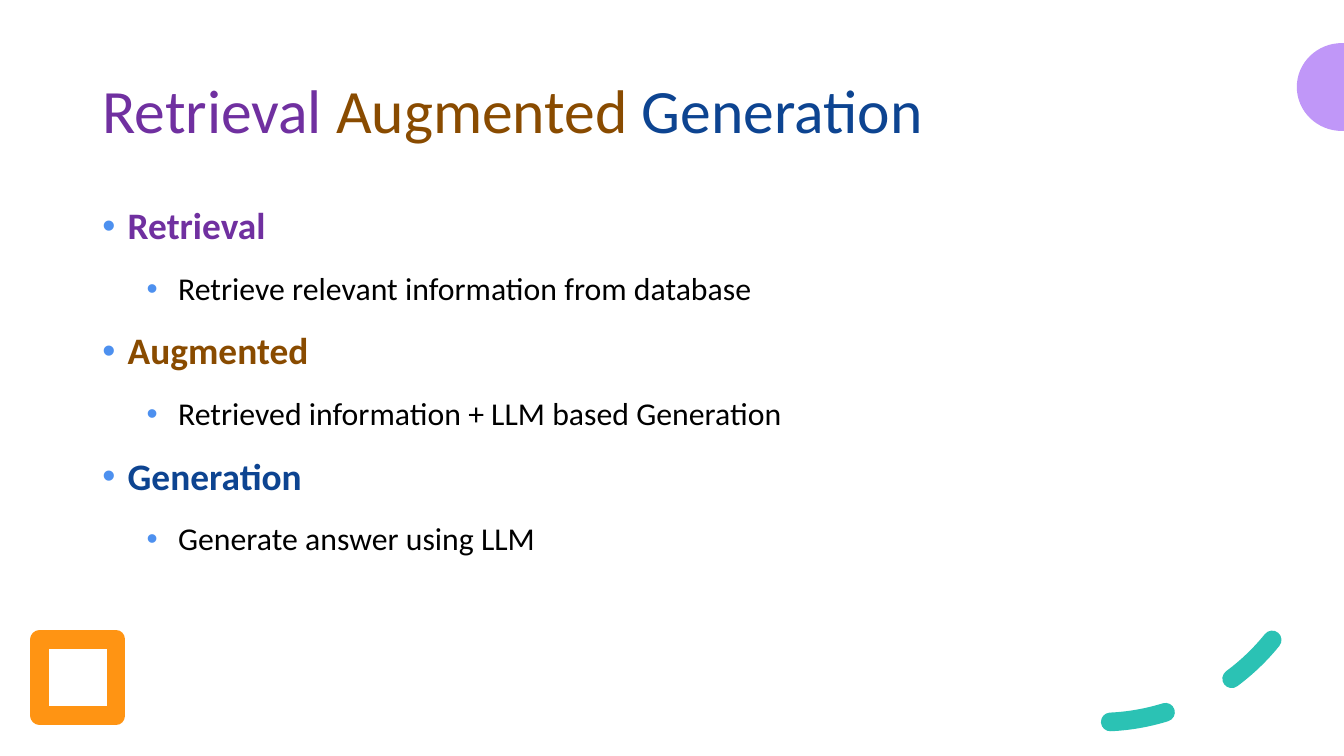
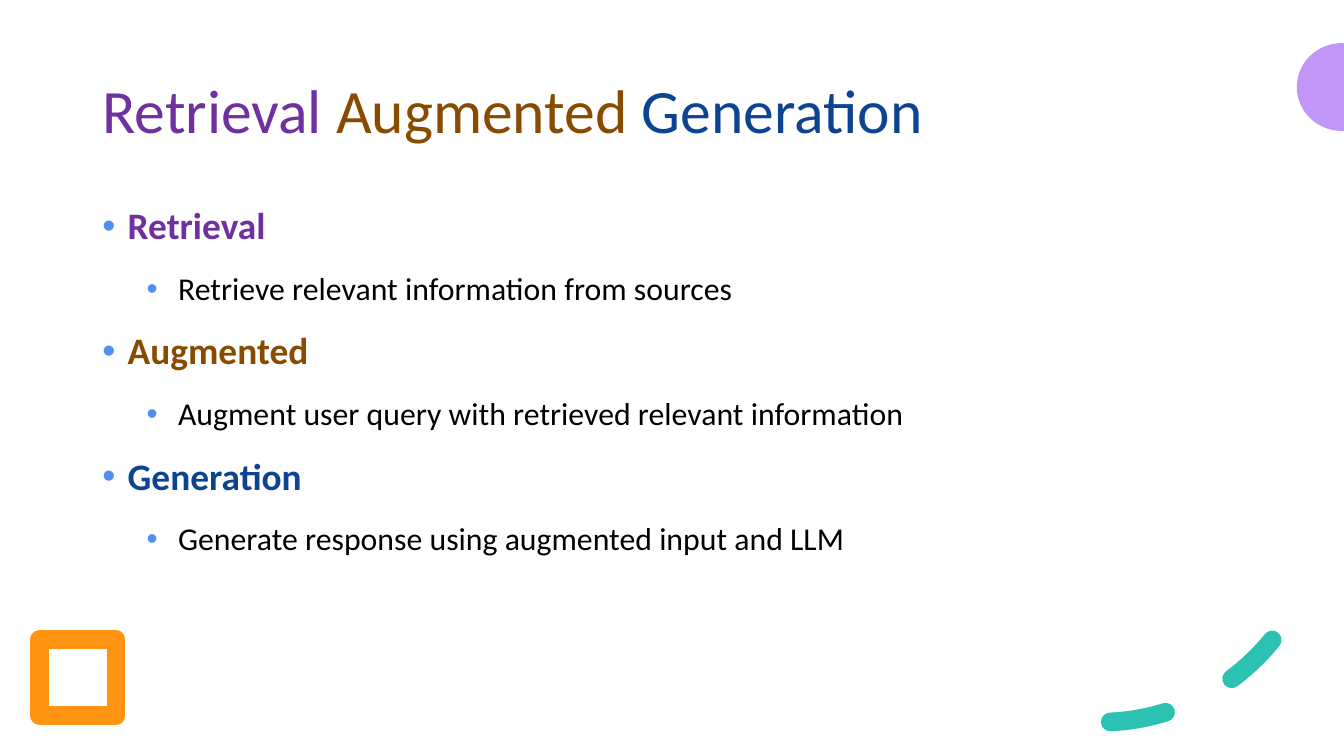
Before and after one commit to look4pritam/LargeLanguageModels, a slide deck: slide 27 of Presentations/IUAC-2024/Introduction_to_Large_Language_Models-From_Foundation_to_Real_World_Applications.pptx. Drawn at 1344x756 pixels with LibreOffice and Linux fonts; fonts in the diff are those of the drawing. Boxes give left, top, right and bottom in pixels: in the first picture for what was removed or moved away, otherwise in the second. Text is boxed around its words. In the diff, an @@ line names an element or a change of style, - is before the commit and + after.

```diff
--- a/Presentations/IUAC-2024/Introduction_to_Large_Language_Models-From_Foundation_to_Real_World_Applications.pptx
+++ b/Presentations/IUAC-2024/Introduction_to_Large_Language_Models-From_Foundation_to_Real_World_Applications.pptx
@@ text at [178,278,732,301]: text changed @@
-    • Retrieve relevant information from database
+    • Retrieve relevant information from sources
@@ text at [178,403,903,431]: text changed @@
-    • Retrieved information + LLM based Generation
+    • Augment user query with retrieved relevant information
@@ text at [178,528,844,556]: text changed @@
-    • Generate answer using LLM
+    • Generate response using augmented input and LLM
```
Also in this commit, not shown: 1 other slide changed.
